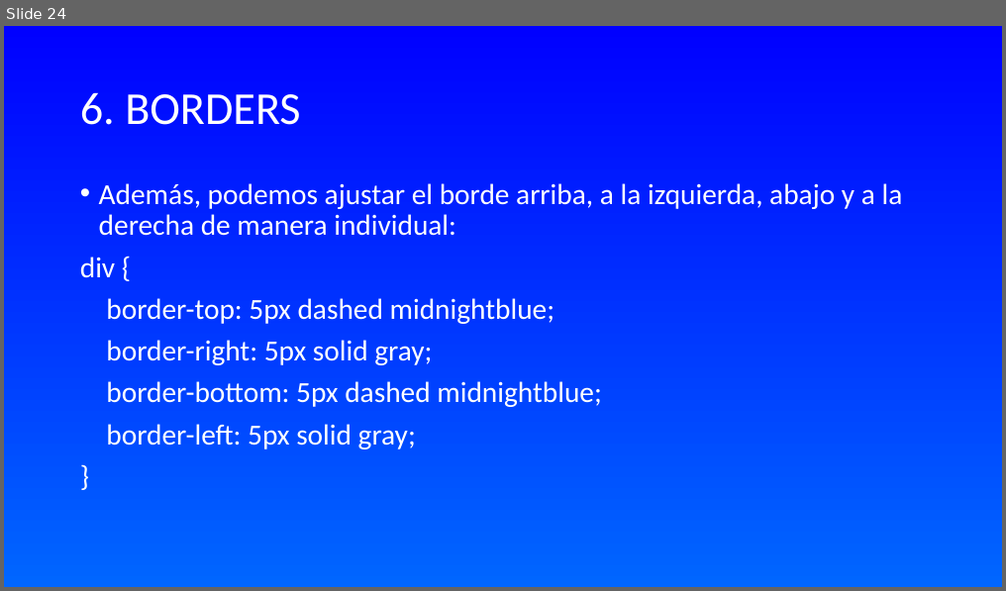
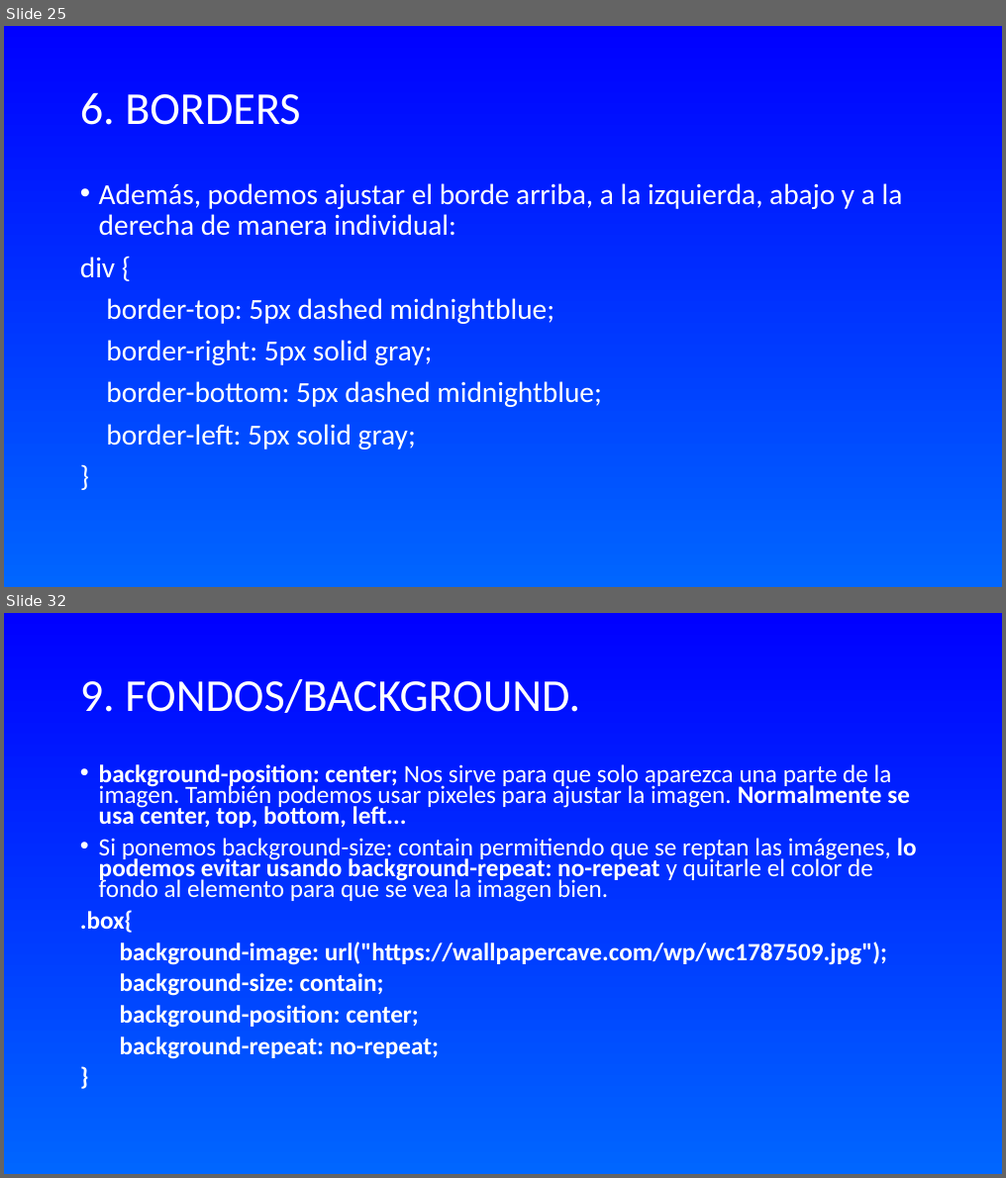
Before and after one commit to WalterDeRacagua/Curso-de-HTML-y-CSS, a slide deck: CSS/TEORÍA/INTRODUCCIÓN A CSS.odp. Shown one above the other, each under a label of ours: slide 24 before the commit, slides 25 and 32 after it; the slides between them are not shown. The pictures are 1006x591 and 1006x1178 pixels, drawn with LibreOffice and Linux fonts; fonts in the diff are those of the drawing. Boxes give left, top, right and bottom in pixels: in the first picture for what was removed or moved away, otherwise in the second. Text is boxed around its words. In the diff, an @@ line names an element or a change of style, - is before the commit and + after.

Commit message:
Acabamos con el apartado de CSS haciendo el ejercicio + apuntes acabados parte introductoria.

```diff
--- a/CSS/TEORÍA/INTRODUCCIÓN A CSS.odp
+++ b/CSS/TEORÍA/INTRODUCCIÓN A CSS.odp
@@ slide 32 added at box(4, 613, 1002, 1174), background gradient #0000FF to #0066FF @@
@@ title added at box(80, 679, 580, 713), 44 pt, text #FFFFFF @@
+9. FONDOS/BACKGROUND.
@@ text added at box(80, 764, 917, 1059), 24 pt, text #FFFFFF, bold @@
+• background-position: center; Nos sirve para que solo aparezca una parte de la imagen. También podemos usar pixeles para ajustar la imagen. Normalmente se usa center, top, bottom, left...
+• Si ponemos background-size: contain permitiendo que se reptan las imágenes, lo podemos evitar usando background-repeat: no-repeat y quitarle el color de fondo al elemento para que se vea la imagen bien.
+.box{
+background-image: url("https://wallpapercave.com/wp/wc1787509.jpg");
+background-size: contain;
+background-position: center;
+background-repeat: no-repeat;
+}
@@ what was slide 24 is now slide 25 @@
```
Also in this commit, not shown: 1 slide changed, 10 other slides added, 4 other files.
